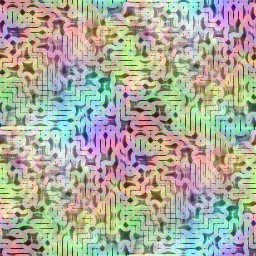
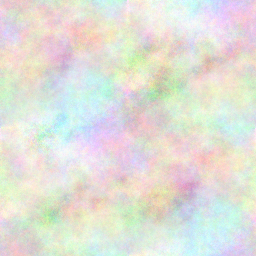
Revision of a layered 256×256 image; what changed, layer by layer:
hid "Visible" over <box>0,0,256,256</box>
hid "Effect layer" over <box>0,0,256,256</box>
added layer "Layer #1" above "Layer" over <box>0,0,256,256</box>
hid "Layer" over <box>0,0,256,256</box>
